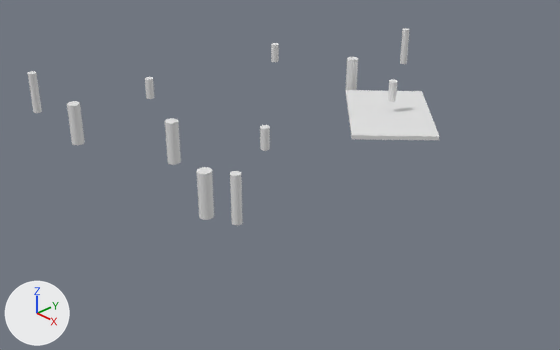
The Blender file lib/3dModel/screenHolder.blend as it was, and as the next commit left it.
The view is the same before and after, from a 50 mm camera at (0.1322, -0.1216, 0.0653) aimed at (0.0028, 0.0005, -0.0225). Every picture has the same lights, and +X, +Y and +Z are marked at lower left. The same objects are shown in both versions, whatever each file hides.
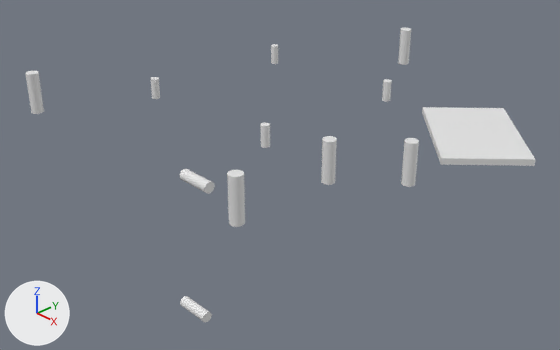
Commit message: Improved screen holder design.

The edits, one by one:
Object 'cutOutLDR' (ob_cutoutldr) moves from (-0.0001, -0.0297, -0.005) to (-0.0086, -0.02, -0.06).
Object 'cutOutLDR' (ob_cutoutldr) turns from (0, 0, 0) to (45, -90, -45) degrees about x, y and z.
Object 'cutOutLDR.001' (ob_cutoutldr_001) moves from (0.0246, -0.04, -0.005) to (0.0431, 0.0002, -0.005).
Object 'cutOutLDR.002' (ob_cutoutldr_002) moves from (-0.0244, -0.04, -0.005) to (0.0307, -0.0116, -0.005).
Object 'Cylinder.005' (ob_cylinder_005) is rescaled from (1.0, 1.0, 1.0) to (1.5, 1.5, 1.0).
Object 'Cylinder.006' (ob_cylinder_006) is rescaled from (1.0, 1.0, 1.0) to (1.5, 1.5, 1.0).
Object 'Cylinder.007' (ob_cylinder_007) is rescaled from (1.0, 1.0, 1.0) to (1.5, 1.5, 1.0).
Object 'Cube.009' (ob_cube_009) moves from (0.0207, 0.0206, -0.006) to (0.0425, 0.0249, -0.006).
Object 'Cube.009' (ob_cube_009) is rescaled from (1.0, 1.0, 1.0) to (1.0, 1.0, 1.5).
Object 'Cylinder.001' (ob_cylinder_001) moves from (0.021, 0.021, 0.0) to (0.02, 0.02, 0.0).
Object 'Cylinder.002' (ob_cylinder_002) moves from (0.021, -0.021, 0.0) to (0.02, -0.02, 0.0).
Object 'Cylinder.003' (ob_cylinder_003) moves from (-0.021, -0.021, 0.0) to (-0.02, -0.02, 0.0).
Object 'Cylinder.004' (ob_cylinder_004) moves from (-0.021, 0.021, 0.0) to (-0.02, 0.02, 0.0).
Object 'Cylinder.008' (ob_cylinder_008) moves from (0.0001, 0.0297, -0.0037) to (-0.005, -0.02, -0.02).
Object 'Cylinder.008' (ob_cylinder_008) turns from (0, 0, -45) to (45, -90, -45) degrees about x, y and z.

Boxes (x1, y1, x2, y2) around the edits, measured in the pictures (560 x 350 px):
'Cube.009', moved, rescaled (21% wider, 18% taller)
    before: (346, 90, 440, 140)
    after: (422, 107, 536, 166)
'cutOutLDR.001', moved
    before: (197, 167, 214, 220)
    after: (401, 138, 419, 187)
'cutOutLDR.002', moved
    before: (67, 101, 85, 145)
    after: (321, 136, 337, 185)
'cutOutLDR', moved, turned
    before: (165, 118, 181, 165)
    after: (180, 296, 212, 322)
'Cylinder.007', rescaled (36% wider)
    before: (230, 171, 243, 225)
    after: (227, 170, 245, 227)
'Cylinder.008', moved, turned
    before: (346, 57, 358, 90)
    after: (180, 169, 215, 194)
'Cylinder.006', rescaled (33% wider)
    before: (28, 71, 42, 113)
    after: (25, 71, 44, 114)
'Cylinder.005', rescaled (27% wider)
    before: (400, 28, 410, 64)
    after: (398, 28, 411, 65)
'Cylinder.001', moved
    before: (388, 79, 397, 102)
    after: (382, 79, 392, 102)
'Cylinder.003', moved
    before: (145, 77, 154, 99)
    after: (151, 77, 160, 99)
'Cylinder.002', moved
    before: (260, 125, 270, 151)
    after: (260, 122, 270, 148)
'Cylinder.004', moved
    before: (271, 43, 279, 62)
    after: (271, 44, 278, 64)
